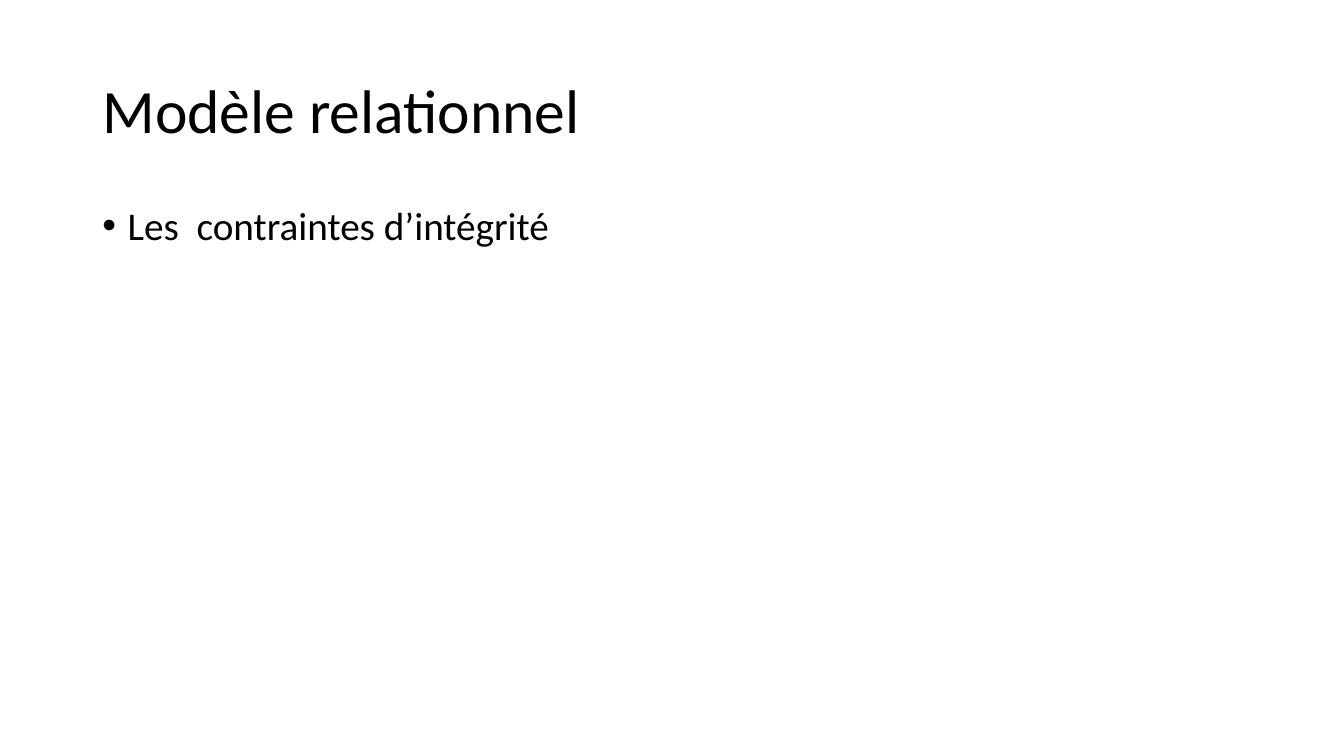
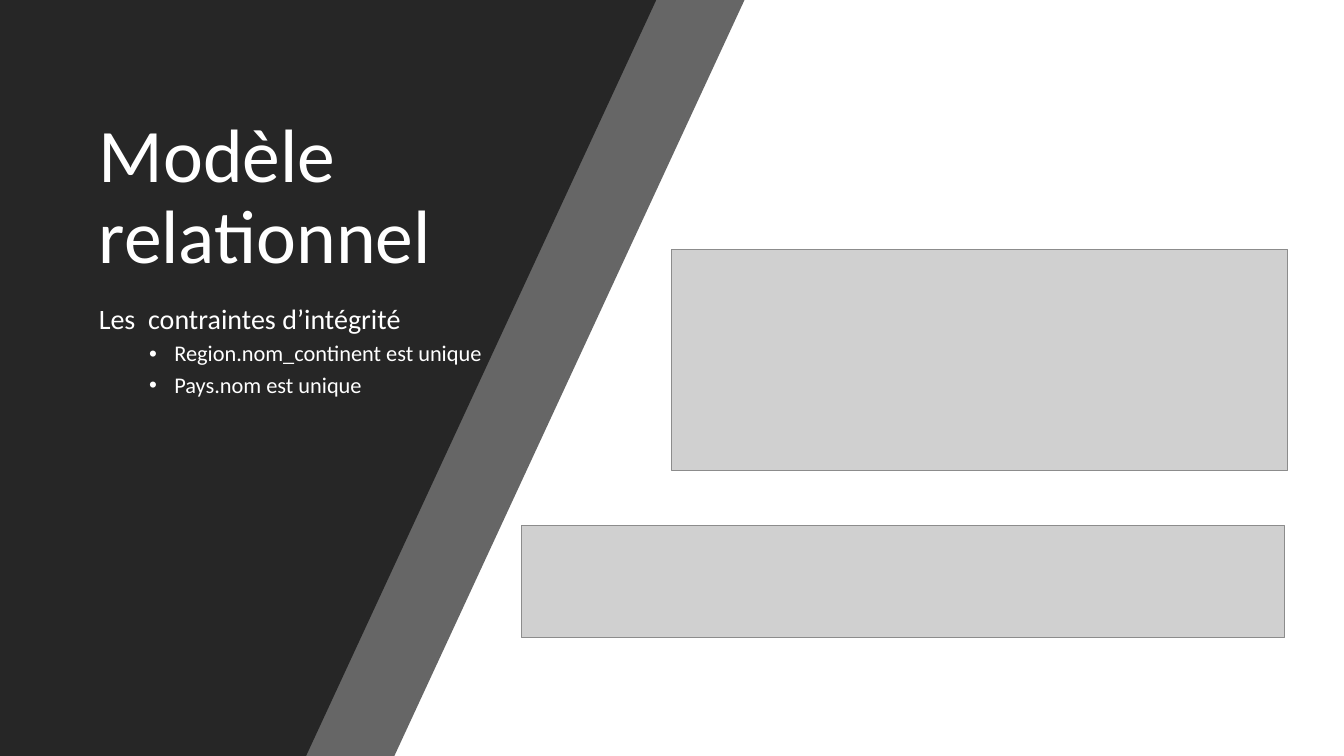
Before and after one commit to LoicULB/BDD_vaccination, a slide deck: slide 3 of Presentation.pptx. Drawn at 1344x756 pixels with LibreOffice and Linux fonts; fonts in the diff are those of the drawing; grey boxes stand for pictures. Boxes give left, top, right and bottom in pixels: in the first picture for what was removed or moved away, otherwise in the second. Text is boxed around its words. In the diff, an @@ line names an element or a change of style, - is before the commit and + after.

```diff
--- a/Presentation.pptx
+++ b/Presentation.pptx
@@ background #FFFFFF to #000000 @@
@@ rectangle added at box(0, 0, 1344, 756), fill #FFFFFF @@
@@ freeform shape added at box(0, 0, 745, 756), fill #262626 at 70% opacity @@
@@ freeform shape added at box(0, 0, 656, 756), fill #262626 @@
@@ title "Modèle relationnel" at box(99, 129, 431, 264): size 44 to 54 pt, text colour #000000 to #FFFFFF; vertical alignment middle to bottom @@
@@ picture added at box(673, 249, 1289, 471) @@
@@ text "Les contraintes d’intégrité": place and size @@
-text "Les contraintes d’intégrité" at box(128, 212, 549, 247)
+text "Les contraintes d’intégrité" at box(99, 309, 481, 397)
@@ text at box(99, 309, 400, 334): size 28 to 20 pt, text colour #000000 to #FFFFFF in "Les contraintes d’intégrité"; bullet • to none @@
@@ text at box(174, 345, 481, 397): paragraphs added @@
+  • Region.nom_continent est unique
+  • Pays.nom est unique
@@ picture added at box(522, 525, 1286, 638) @@
```
Also in this commit, not shown: 5 other slides changed, 5 slides added.
